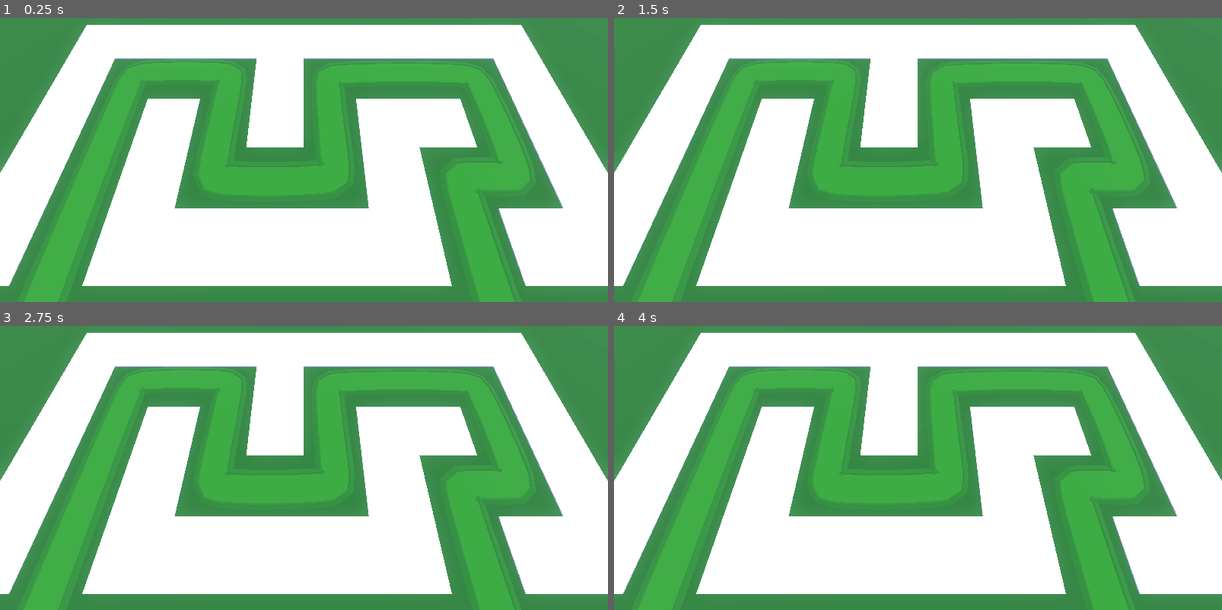
Above: before the commit, frames 1-4 (two rows, left to right).
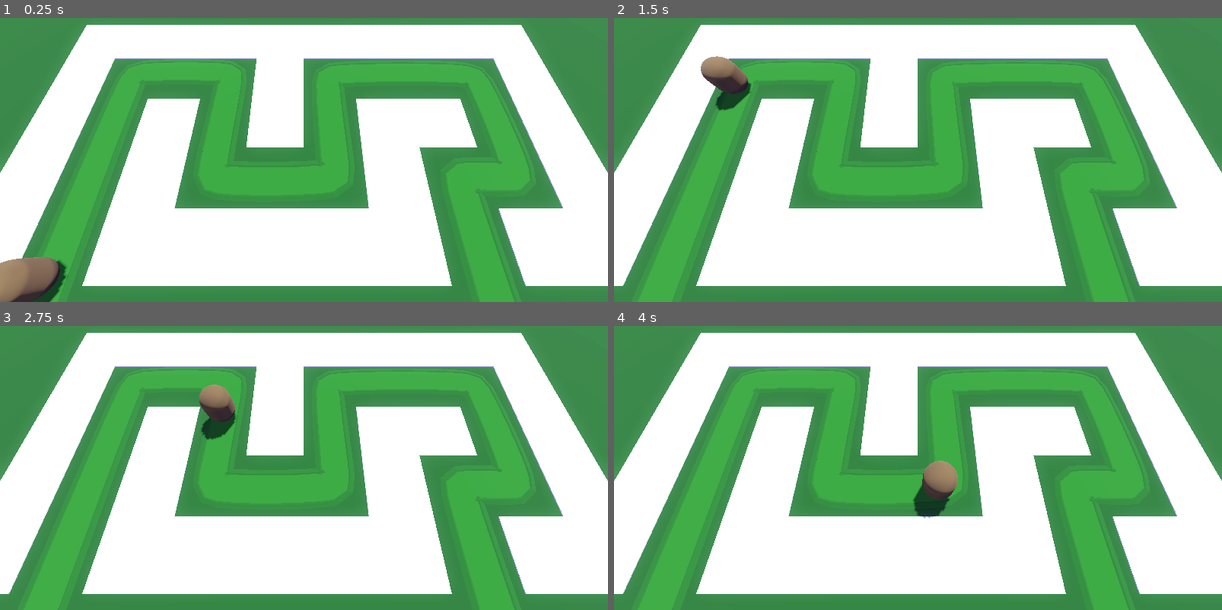
Above: after the commit, the same moments.

Repository: fbcs-hailey/Barbarian_blaster2
Game: Godot game, scene res://Base/base.tscn
Two runs of this game, one before a commit and one after it. Both use one fixed random seed, a clock stepped at 60 frames per second and the inputs below.
Inputs:
- Up to frame 1 (0.25 s): no input
- Up to frame 2 (1.5 s): no input
- Up to frame 3 (2.75 s): no input
- Up to frame 4 (4 s): no input

The runs differ from the first frame. In frame 1, 1.5% of the frame differs, in the area x 0-12%, y 84-100%; in frame 2, 1.0%; in frame 3, 0.9%; in frame 4, 1.0%.

Commit message:
Add enemy

Diff:
--- a/Base/base.tscn
+++ b/Base/base.tscn
@@ -1,6 +1,7 @@
-[gd_scene load_steps=10 format=3 uid="uid://ca1b1o4wfvaqd"]
+[gd_scene load_steps=11 format=3 uid="uid://ca1b1o4wfvaqd"]
 
 [ext_resource type="MeshLibrary" uid="uid://bo4rw1e423gnf" path="res://MeshLibraies/SpaceLibary.tres" id="1_u1x2a"]
+[ext_resource type="PackedScene" uid="uid://po5q17b0v621" path="res://Enemy/enemy.tscn" id="2_n5f2c"]
 
 [sub_resource type="ProceduralSkyMaterial" id="ProceduralSkyMaterial_cbgtc"]
 sky_top_color = Color(0.46439886, 0.474028, 0.88588184, 1)
@@ -108,3 +109,6 @@
 path_u_distance = 1.0
 path_joined = false
 material = SubResource("StandardMaterial3D_ws5nf")
+
+[node name="Enemy" parent="Path3D" instance=ExtResource("2_n5f2c")]
+transform = Transform3D(0.99989074, 0, 0.0146918995, 0, 1, 0, -0.0146918995, 0, 0.99989074, -13.868282, 0, 14.049806)
--- /dev/null
+++ b/Enemy/enemy.gd
@@ -0,0 +1,14 @@
+extends PathFollow3D
+
+## The speed in m/s the enemy will move
+@export_range(0,100) var speed:int=10
+
+
+# Called when the node enters the scene tree for the first time.
+func _ready() -> void:
+	pass # Replace with function body.
+
+
+# Called every frame. 'delta' is the elapsed time since the previous frame.
+func _process(delta: float) -> void:
+	progress+=delta*speed
--- /dev/null
+++ b/Enemy/enemy.tscn
@@ -0,0 +1,19 @@
+[gd_scene load_steps=4 format=3 uid="uid://po5q17b0v621"]
+
+[ext_resource type="Script" uid="uid://buc21u4gdiyek" path="res://Enemy/enemy.gd" id="1_2pb1h"]
+
+[sub_resource type="StandardMaterial3D" id="StandardMaterial3D_2pb1h"]
+albedo_color = Color(0.3, 0.23900001, 0.117, 1)
+
+[sub_resource type="CapsuleMesh" id="CapsuleMesh_u1x2a"]
+material = SubResource("StandardMaterial3D_2pb1h")
+radius = 1.0
+height = 3.0
+
+[node name="Enemy" type="PathFollow3D"]
+transform = Transform3D(0.9998914, 0, 0.01469191, 0, 1, 0, -0.01469191, 0, 0.9998914, 0, 0, 0)
+script = ExtResource("1_2pb1h")
+
+[node name="MeshInstance3D" type="MeshInstance3D" parent="."]
+transform = Transform3D(1.0000001, 0, -9.313226e-10, 0, 1, 0, 9.313226e-10, 0, 1.0000001, 0, 1.55, 0)
+mesh = SubResource("CapsuleMesh_u1x2a")
Not shown, added: Enemy/enemy.gd.uid
